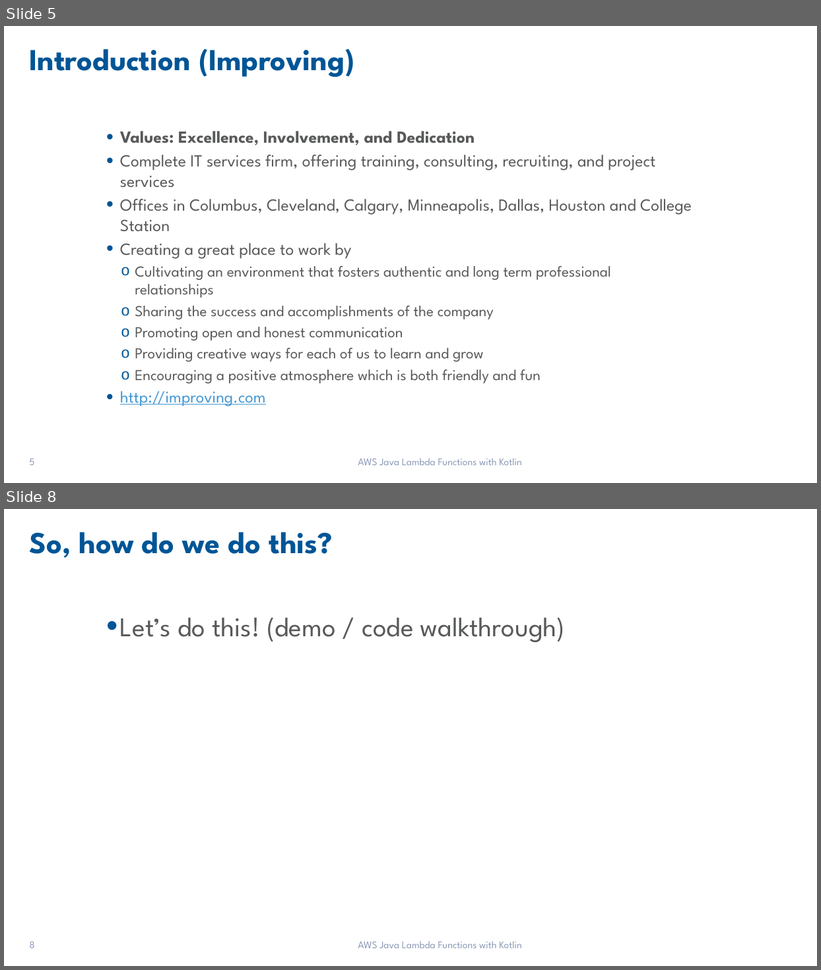
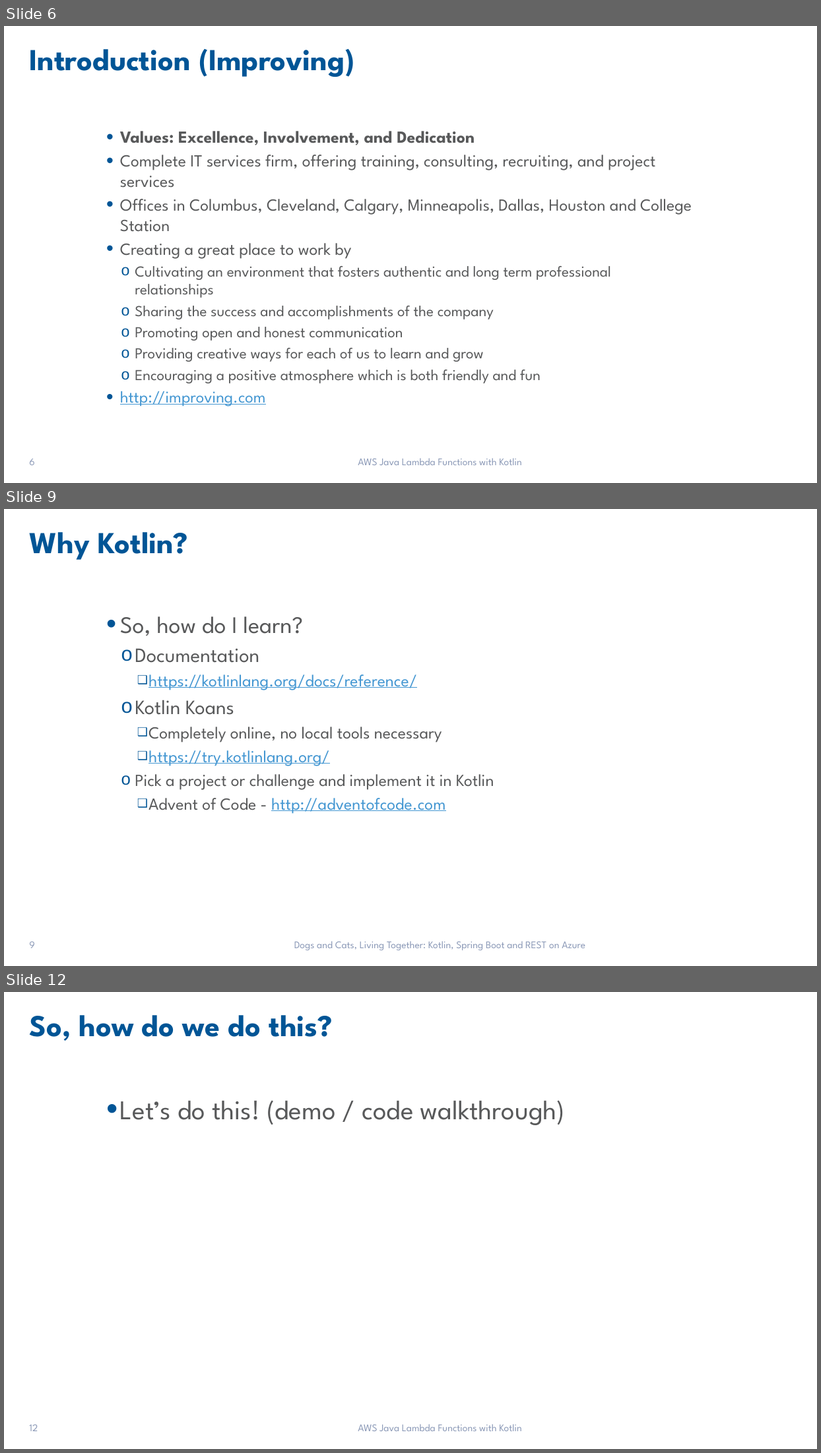
Before and after one commit to jkwuc89/Presentations, a slide deck: AWS Java Lambda Functions with Kotlin.pptx. Shown one above the other, each under a label of ours: slides 5 and 8 before the commit, slides 6, 9 and 12 after it; the slides between them are not shown. The pictures are 821x970 and 821x1453 pixels, drawn with LibreOffice and Linux fonts; fonts in the diff are those of the drawing; background and template pictures are left out. Boxes give left, top, right and bottom in pixels: in the first picture for what was removed or moved away, otherwise in the second. Text is boxed around its words. In the diff, an @@ line names an element or a change of style, - is before the commit and + after.

```diff
--- a/AWS Java Lambda Functions with Kotlin.pptx
+++ b/AWS Java Lambda Functions with Kotlin.pptx
@@ slide 9 added at (4,509,817,966), background #FFFFFF @@
@@ title added at (29,532,188,560), 36 pt, text #005596, bold @@
+Why Kotlin?
@@ text added at (120,617,494,814), 20 pt, text #58595A @@
+• So, how do I learn?
+  o Documentation
+    ❑ https://kotlinlang.org/docs/reference/
+  o Kotlin Koans
+    ❑ Completely online, no local tools necessary
+    ❑ https://try.kotlinlang.org/
+  o Pick a project or challenge and implement it in Kotlin
+    ❑ Advent of Code - http://adventofcode.com
@@ page number added at (29,942,34,949), 12 pt, text #8C99B8 @@
+9
@@ text added at (294,941,585,951), 12 pt, text #8C99B8 @@
+Dogs and Cats, Living Together: Kotlin, Spring Boot and REST on Azure
@@ what was slide 5 is now slide 6 @@
@@ page number at (29,459,34,466): text changed @@
-5
+6
@@ what was slide 8 is now slide 12 @@
@@ page number at (29,1425,38,1432): text changed @@
-8
+12
```
Also in this commit, not shown: 5 slides changed, 3 other slides added.
